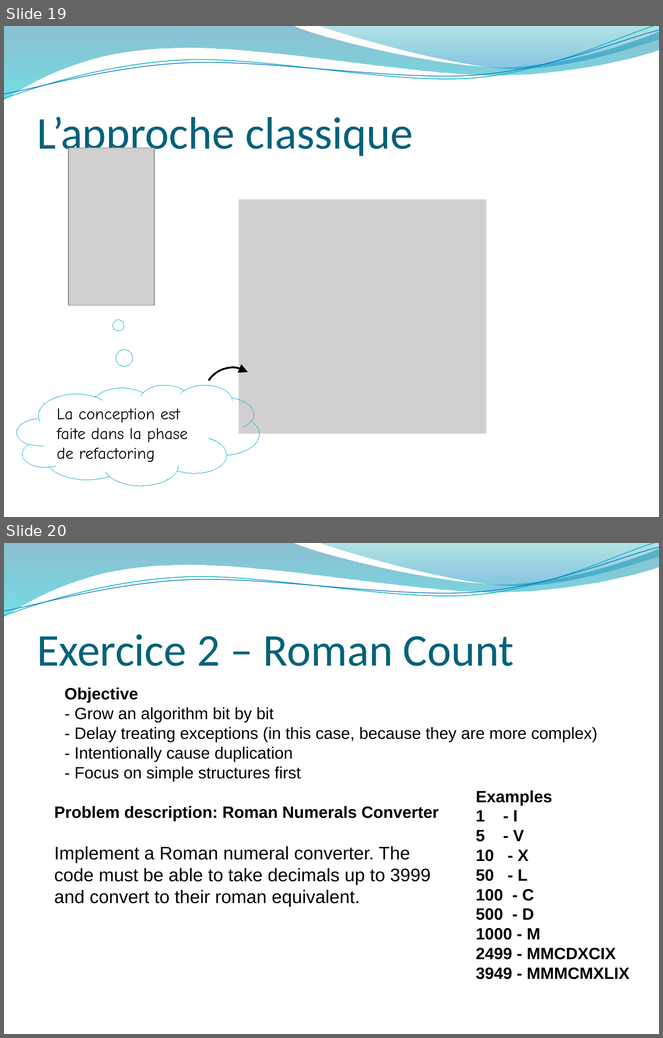
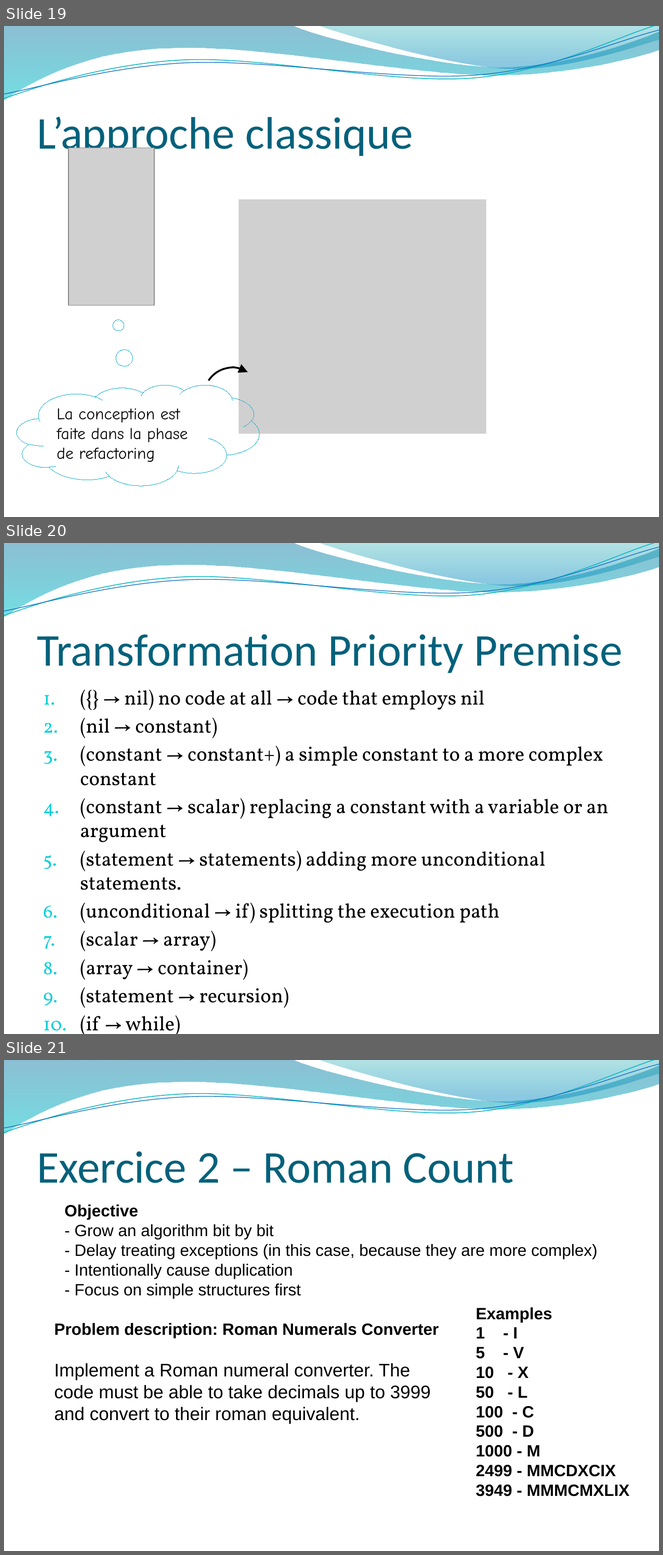
Before and after one commit to mathieucans/TDD.Trainig, a slide deck: docs/Introduction au TDD.2016.pptx. Shown one above the other, each under a label of ours: slides 19 and 20 before the commit, slides 19, 20 and 21 after it. The pictures are 663x1038 and 663x1555 pixels, drawn with LibreOffice and Linux fonts; fonts in the diff are those of the drawing; grey boxes stand for pictures; background and template pictures are left out. Boxes give left, top, right and bottom in pixels: in the first picture for what was removed or moved away, otherwise in the second. Text is boxed around its words. In the diff, an @@ line names an element or a change of style, - is before the commit and + after.

Commit message:
ppt-add TPP

```diff
--- a/docs/Introduction au TDD.2016.pptx
+++ b/docs/Introduction au TDD.2016.pptx
@@ slide 20 added at bbox=[4, 543, 659, 1034], background picture (left out); not listed: 4 template elements that a slide beside it also shows @@
@@ title added at bbox=[37, 634, 623, 673], 50 pt, text #04617B @@
+Transformation Priority Premise
@@ text added at bbox=[80, 690, 608, 1008], 22.1 pt, text #000000 @@
+1. ({} → nil) no code at all → code that employs nil
+2. (nil → constant)
+3. (constant → constant+) a simple constant to a more complex constant
+4. (constant → scalar) replacing a constant with a variable or an argument
+5. (statement → statements) adding more unconditional statements.
+6. (unconditional → if) splitting the execution path
+7. (scalar → array)
+8. (array → container)
+9. (statement → recursion)
+10. (if → while)
@@ what was slide 20 is now slide 21 @@
```
Also in this commit, not shown: 2 slides changed.
